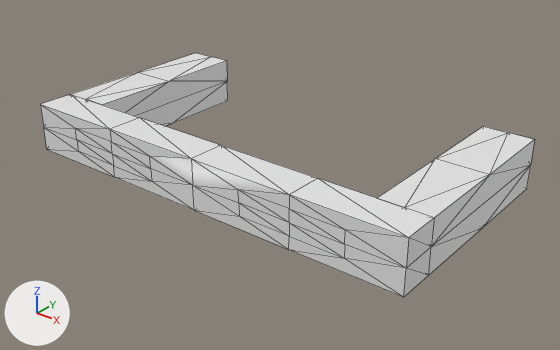
Two versions of the OBJ model data/bmc/BMC_DUMMY_256/t_034.obj, one commit apart.
Before and after are seen from a 50 mm camera at (1.028, -1.027, 0.271) aimed at (0.045, 0.201, -0.491). The lights are fixed; the arrows at lower left show +X, +Y and +Z. Mesh edges are drawn as thin lines. Where no turn or scale is listed for an object, it has been applied to the vertices. Vertices at the same position are counted once.

Objects in the first picture: 't_034'.
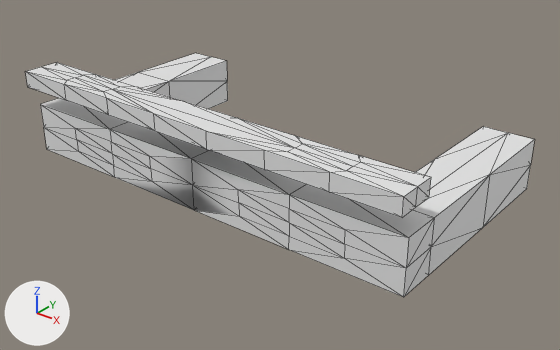
The newer file is also turned or shifted as a whole; pictures and numbers use the older file's frame.

The change, as a list of edits to the scene's bpy script:
```text
Change me_t_034:
    used by ob_t_034; location = (0.0, 0.0, 0.0)
    remove me_t_034.from_pydata(...)  # 96 vertices, 196 faces; spans x -0.5..0.5, y -0.027..0.5, z -0.5..-0.382
    add me_t_034.from_pydata(...)  # 156 vertices, 316 faces; spans x -0.5..0.5, y -0.054..0.5, z -0.5..-0.295
    me_t_034 part 1: a new loose piece of 60 vertices spanning x -0.5..0.5, y -0.054..0.034, z -0.332..-0.295
    me_t_034 part 2
    26 faces are deleted
    30 new faces join them
```

Location of each change, (x1, y1, x2, y2) in pixels of the pictures (560 x 350 px; the box of a moved part takes in the faces that stretch with it):
't_034', reshaped: before (41, 53, 535, 297); after (25, 53, 535, 297)
part 1 of me_t_034, added: after (25, 62, 431, 217)
part 2 of me_t_034, moved or reshaped: before (126, 81, 530, 296); after (155, 81, 530, 296)
